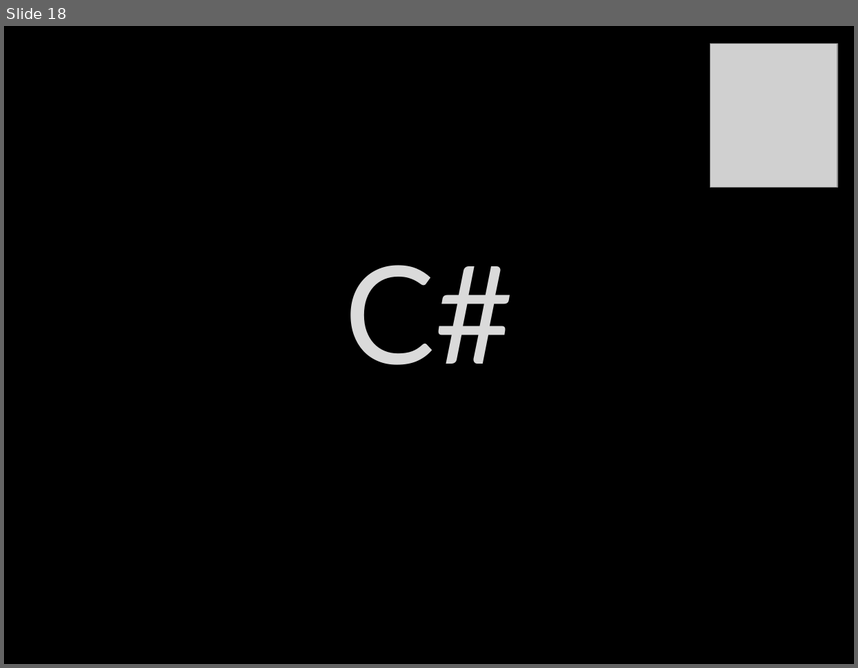
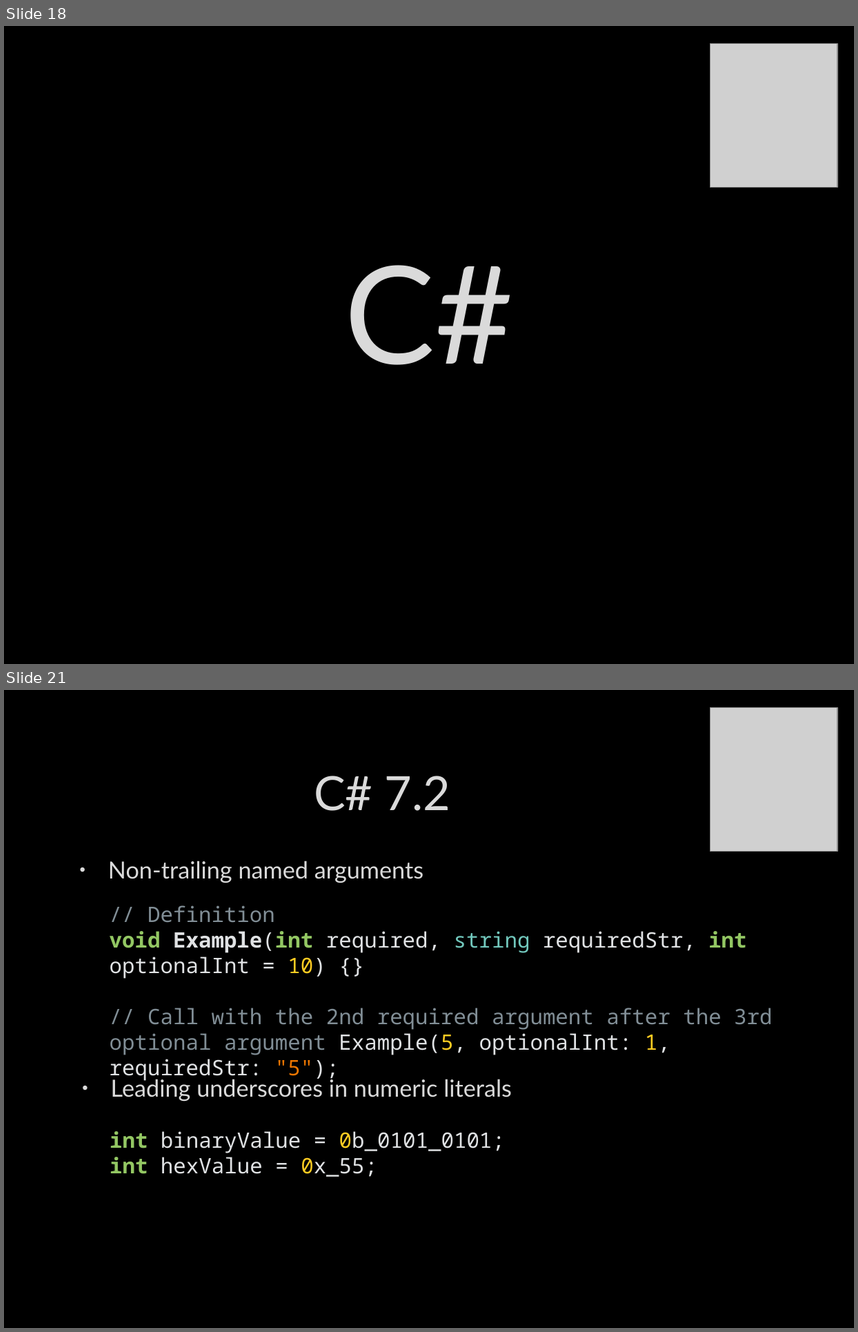
Before and after one commit to itenium-be/CSharp-JavaScript-New-Features, a slide deck: Slides.pptx. Shown one above the other, each under a label of ours: slide 18 before the commit, slides 18 and 21 after it; the slides between them are not shown. The pictures are 858x668 and 858x1332 pixels, drawn with LibreOffice and Linux fonts; fonts in the diff are those of the drawing; grey boxes stand for pictures; background and template pictures are left out. Boxes give left, top, right and bottom in pixels: in the first picture for what was removed or moved away, otherwise in the second. Text is boxed around its words. In the diff, an @@ line names an element or a change of style, - is before the commit and + after.

```diff
--- a/Slides.pptx
+++ b/Slides.pptx
@@ slide 21 added at (4,690,854,1328), background picture (left out) @@
@@ picture added at (711,708,838,851) @@
@@ title added at (314,776,450,811), 40 pt, text #DADADA @@
+C# 7.2
@@ text added at (108,860,424,883), 20 pt, text #DADADA @@
+• Non-trailing named arguments
@@ text added at (110,905,772,1081), 18 pt, text #E0E2E4 @@
+// Definition
+void Example(int required, string requiredStr, int optionalInt = 10) {}
+// Call with the 2nd required argument after the 3rd optional argument Example(5, optionalInt: 1, requiredStr: "5");
@@ text added at (111,1076,512,1101), 20 pt, text #DADADA @@
+• Leading underscores in numeric literals
@@ text added at (110,1131,505,1176), 18 pt, text #E0E2E4 @@
+int binaryValue = 0b_0101_0101;
+int hexValue = 0x_55;
```
Also in this commit, not shown: 2 slides changed, 15 other slides added, 2 slides removed, 4 other files.
